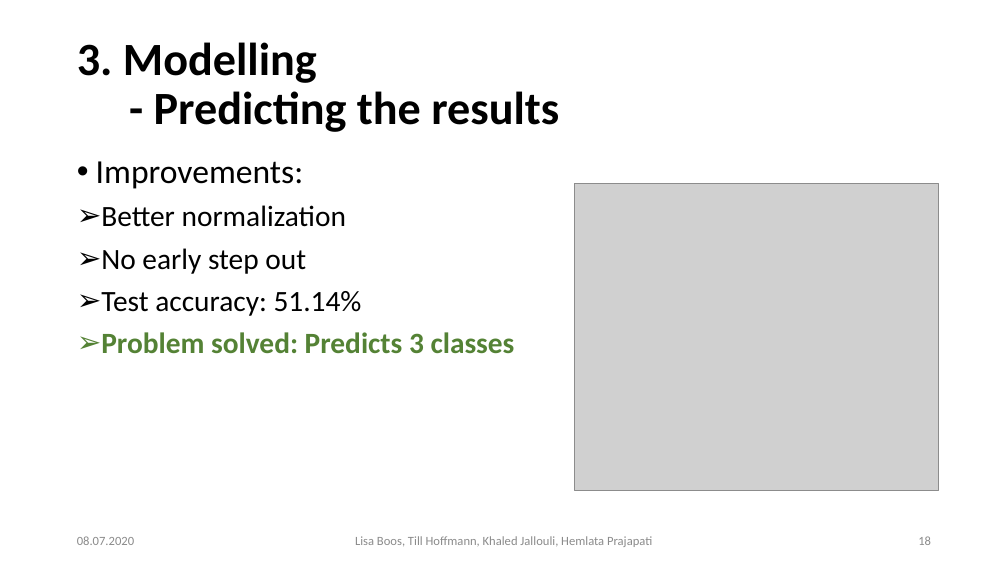
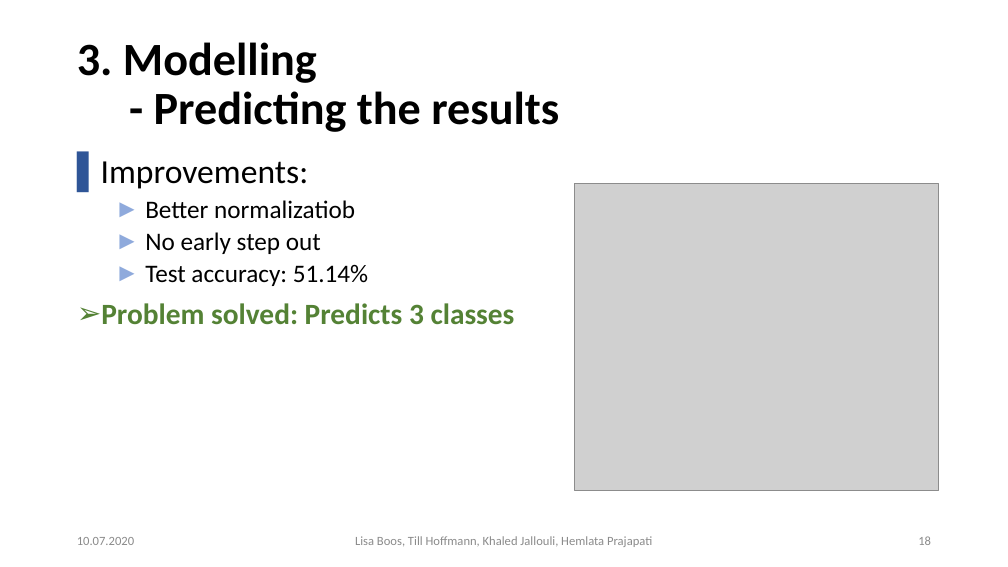
Before and after one commit to Khaledjallouli/project, a slide deck: slide 18 of Daily/sprint9/Final_Presentation_Phase_I.pptx. Drawn at 1008x567 pixels with LibreOffice and Linux fonts; fonts in the diff are those of the drawing; grey boxes stand for pictures; background and template pictures are left out. Boxes give left, top, right and bottom in pixels: in the first picture for what was removed or moved away, otherwise in the second. Text is boxed around its words. In the diff, an @@ line names an element or a change of style, - is before the commit and + after.

Commit message:
updated design of slides

```diff
--- a/Daily/sprint9/Final_Presentation_Phase_I.pptx
+++ b/Daily/sprint9/Final_Presentation_Phase_I.pptx
@@ text at <box>101,161,368,286</box>: size 28 to 24 pt in "No early step out", "Test accuracy: 51.14%"; bullet • to ▌; bullet ➢ to ►; list level 1 to 2 in "No early step out"; list level 1 to 2 in "Test accuracy: 51.14%" @@
@@ text at <box>145,200,355,218</box>: text changed; size 28 to 24 pt @@
-➢ Better normalization
+  ► Better normalizatiob
@@ text at <box>77,537,134,545</box>: text changed @@
-08.07.2020
+10.07.2020
```
Also in this commit, not shown: 28 other slides changed.
